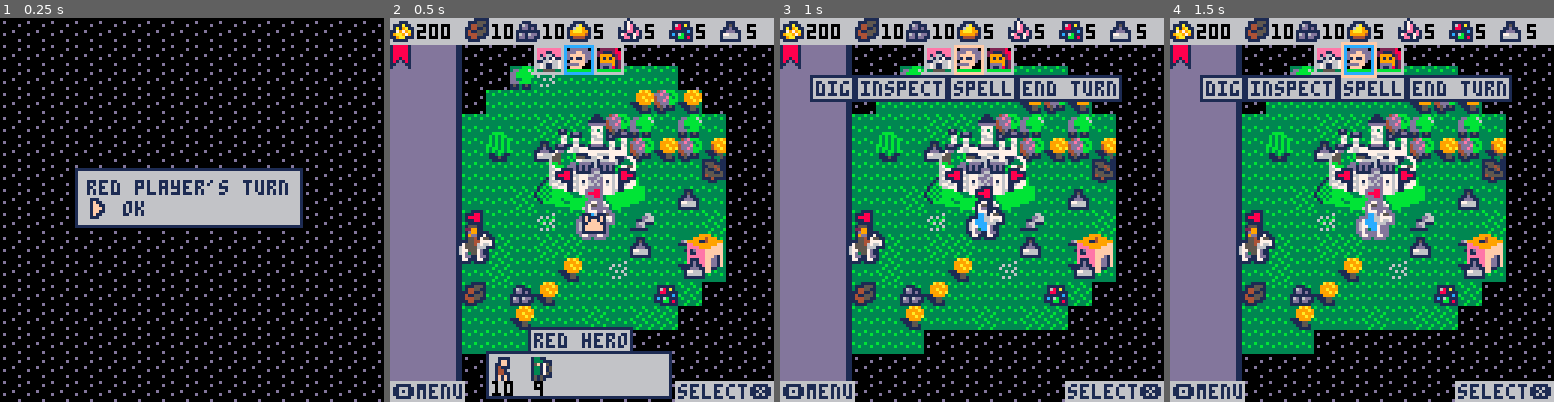
Above: before the commit, frames 1-4 (left to right).
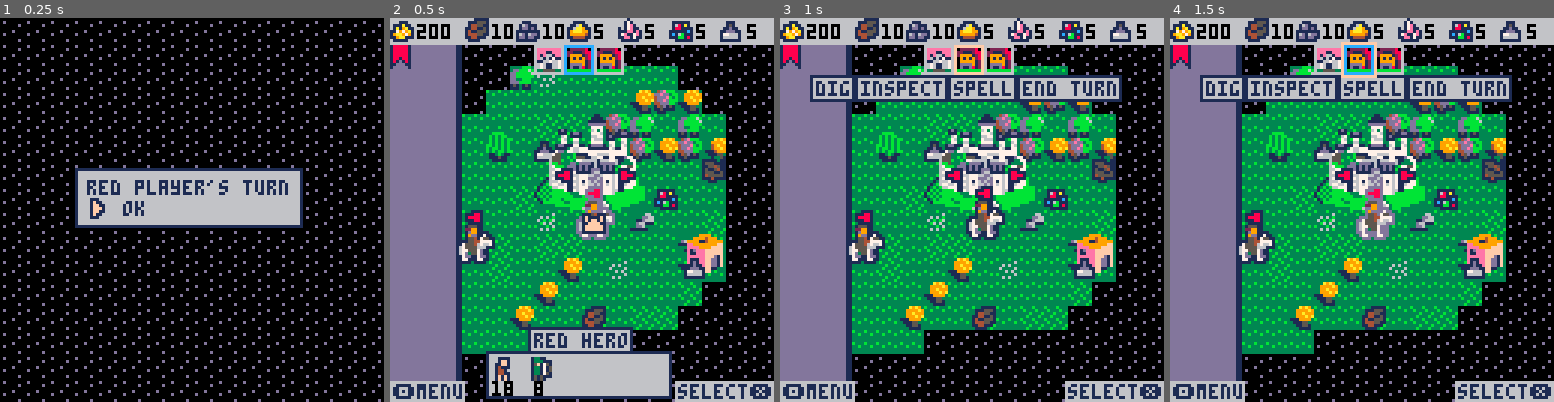
Above: after the commit, the same moments.

Repository: pvan/pico8
Game: PICO-8 cartridge heroes.p8
Two runs of this game, one before a commit and one after it. Both use one fixed random seed, a clock stepped at 60 frames per second and the inputs below.
Inputs:
- Up to frame 1 (0.25 s): no input
- Up to frame 2 (0.5 s): tap X (X key) at 0.33 s
- Up to frame 3 (1 s): tap O (Z key) at 0.7 s
- Up to frame 4 (1.5 s): tap X (X key) at 1.07 s

Frame 1 is identical in both runs. In frame 2, 2.4% of the frame differs, in the area x 18-81%, y 7-99%; in frame 3, 2.5%, in the area x 18-81%, y 7-82%; in frame 4, 2.5%.

Commit message:
heroes: start debugging why ai hangs sometimes
only seems to occur when not being watched
also seems related to searching for a fog tile to reveal

add debug visualizations of fog edge spots and target edge spot
turn on ai path visuals

Diff:
--- a/heroes.p8
+++ b/heroes.p8
@@ -137,6 +137,7 @@
 
 function _init()
 -- music(0)
+ srand(2)
 
 	cam=pt(0,0)
 
@@ -585,28 +586,57 @@
 
    --reveal fog if nothing else
    if target==nil then
-    local min_dist=0x7fff
---    visible={}
-    local chosen=nil
+--    cls()
+--    stop("nil target")
+
+--    local min_dist=0x7fff
+    visible={}
+--    local chosen=nil
     do_grid(tilesw,function(p)
      if not g(cp.fog,p) then
       --only use spots adjacent to fog
       --todo: if no fog, need new method
       for d in all(cardinal) do
-       local point=ptadd(p,d)
-       local thisdist=map_dist(h,point)
-       if g(cp.fog,point) then
-        if thisdist<min_dist then
-         min_dist=thisdist
-         chosen=p
---         add(visible,p)
+--       local point=ptadd(p,d)
+--       local thisdist=map_dist(h,point)
+--       if g(cp.fog,point) then
+       if g(cp.fog,ptadd(p,d)) then
+--        if thisdist<min_dist then
+--         min_dist=thisdist
+--         chosen=p
+         add(visible,p)
          break --only bother with first adjacent fog square
-        end
+--        end
        end
       end
      end
     end)
-    target=chosen
+
+    local min_dist=0x7fff
+    for vis in all(visible) do
+     local dist=map_dist(h,vis)
+     if dist<min_dist
+     and not has(blacklist,vis) --could blacklist points too
+     then
+      min_dist=dist
+      target=vis
+     end
+    end
+
+    --debug view frontier
+    cam=sel
+    cls()
+    vp=cp
+    map_draw()
+ 	  camera(cam.x*8-64,cam.y*8-64)
+    for vis in all(visible) do
+     spr(205,vis.x*8,vis.y*8)
+    end
+    spr(233,target.x*8,target.y*8)
+    stop()
+
+--    stop("here",0,64)
+--    target=chosen
 --    target=visible[
 --     rnd_bw(1,#visible)]
    end
@@ -614,11 +644,17 @@
    --in case no fog to reveal
    --and no objs to go to
    if target==nil then
+    cls()
+    stop("castle target")
+
     --todo:pick better default?
     target=cp.castles[1]
    end
 
    if target==ltarget then
+    cls()
+    stop("same target?")
+
     --if same target,
     --at this point,
     --is only possible
@@ -628,8 +664,6 @@
     --so just don't move
     goto skip_hero
 
---    cls()
---    stop("same target?")
    end
    ltarget=target
 
@@ -876,7 +910,7 @@
 	 --7861 (both ways)
 	 --tokens? change nx,dx to pts?
 	 if path!=nil and #path>0
-	 and not cp.ai --turn off to see ai path
+--	 and not cp.ai --turn off to see ai path
 	 then
 --	  lx,ly=sel.x,sel.y
 	  local l=copy(sel)
